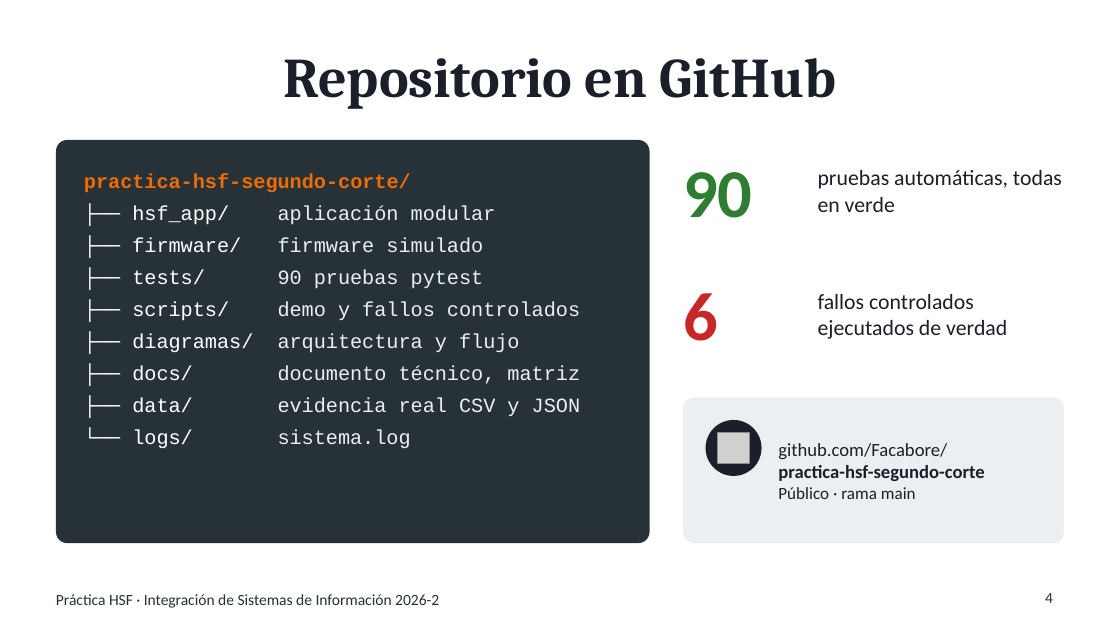
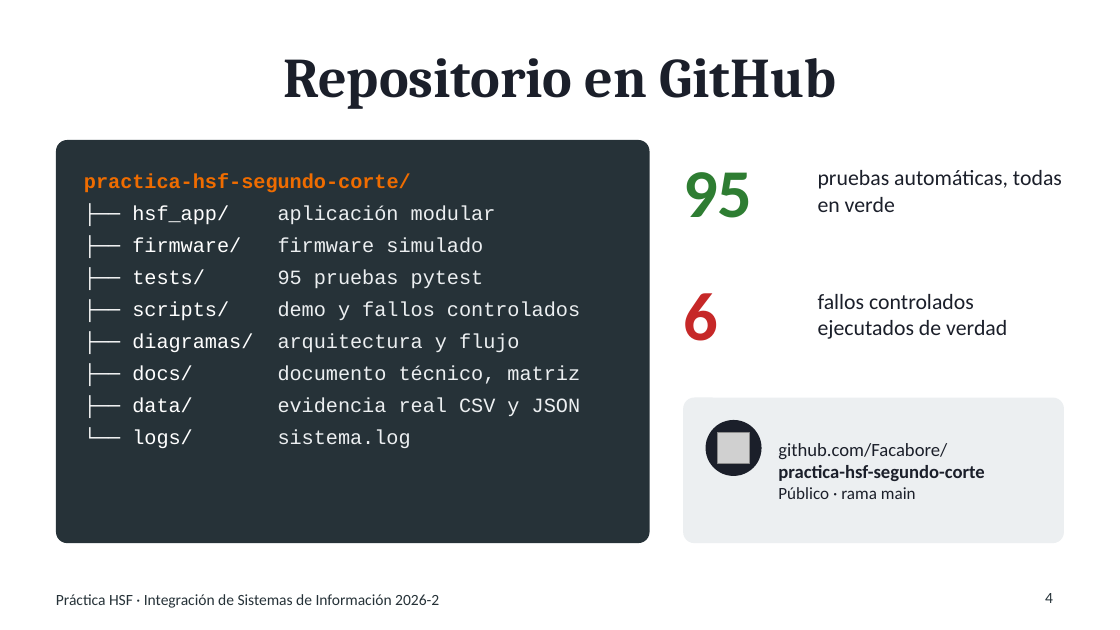
Before and after one commit to Facabore/practica-hsf-segundo-corte, a slide deck: slide 4 of docs/Diapositivas_Video_SegundoCorte.pptx. Drawn at 1120x630 pixels with LibreOffice and Linux fonts; fonts in the diff are those of the drawing; grey boxes stand for pictures. Boxes give left, top, right and bottom in pixels: in the first picture for what was removed or moved away, otherwise in the second. Text is boxed around its words. In the diff, an @@ line names an element or a change of style, - is before the commit and + after.

```diff
--- a/docs/Diapositivas_Video_SegundoCorte.pptx
+++ b/docs/Diapositivas_Video_SegundoCorte.pptx
@@ text at [683,172,752,218]: text changed @@
-90
+95
@@ text at [132,270,484,288]: text changed @@
-├── tests/ 90 pruebas pytest
+├── tests/ 95 pruebas pytest
```
Also in this commit, not shown: 2 other slides changed, 7 other files.
